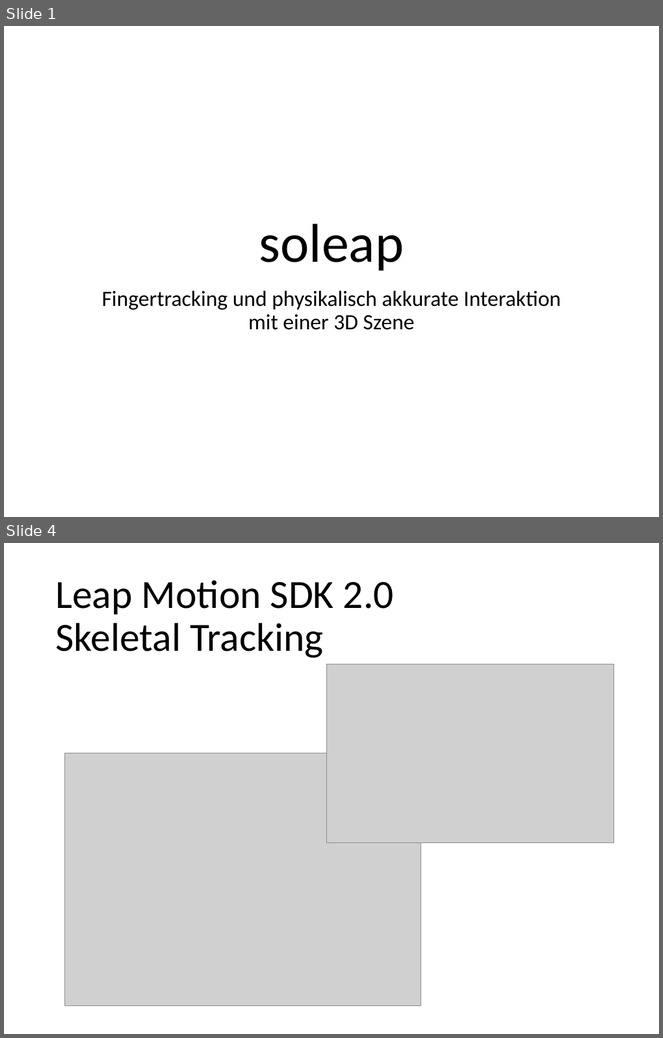
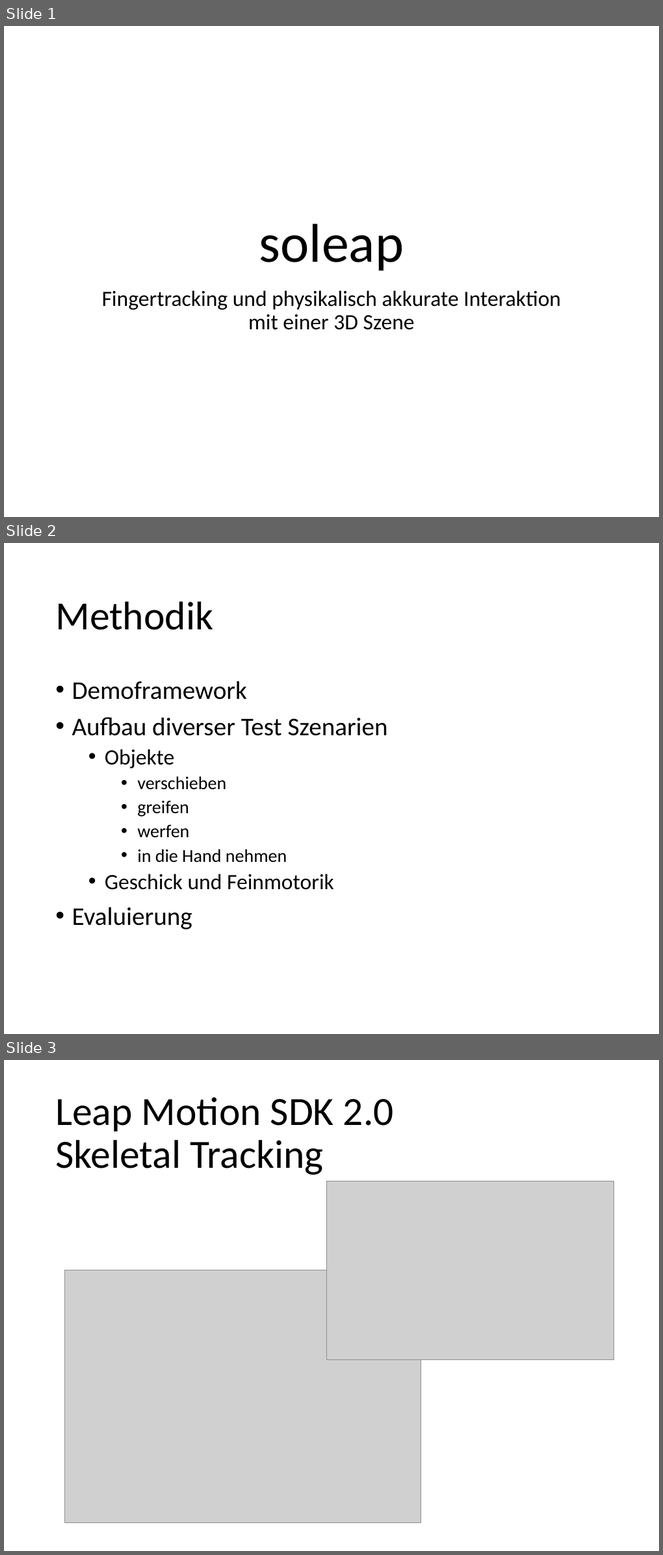
Before and after one commit to bernhardmgruber/soleap, a slide deck: doc/presentation/soleap.pptx. Shown one above the other, each under a label of ours: slides 1 and 4 before the commit, slides 1, 2 and 3 after it; the slides between them are not shown. The pictures are 663x1038 and 663x1555 pixels, drawn with LibreOffice and Linux fonts; fonts in the diff are those of the drawing; grey boxes stand for pictures. Boxes give left, top, right and bottom in pixels: in the first picture for what was removed or moved away, otherwise in the second. Text is boxed around its words. In the diff, an @@ line names an element or a change of style, - is before the commit and + after.

```diff
--- a/doc/presentation/soleap.pptx
+++ b/doc/presentation/soleap.pptx
@@ slide 2 added at (4, 543, 659, 1034), background #FFFFFF @@
@@ title added at (55, 601, 213, 630), 44 pt, text #000000 @@
+Methodik
@@ text added at (72, 681, 388, 930), 28 pt, text #000000 @@
+• Demoframework
+• Aufbau diverser Test Szenarien
+  • Objekte
+    • verschieben
+    • greifen
+    • werfen
+    • in die Hand nehmen
+  • Geschick und Feinmotorik
+• Evaluierung
@@ what was slide 4 is now slide 3 @@
```
Also in this commit, not shown: 1 slide changed, 9 other slides added, 4 slides removed.
